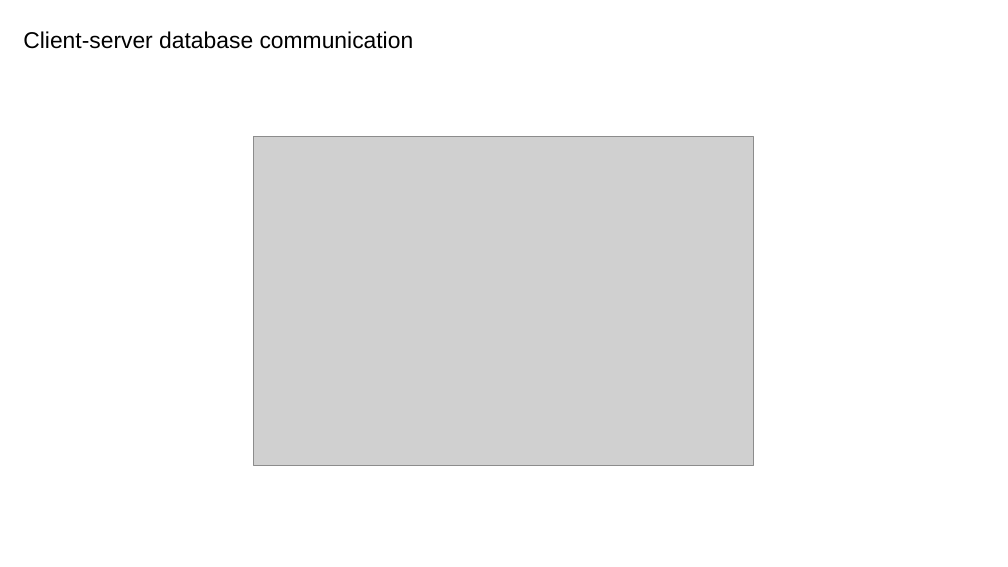
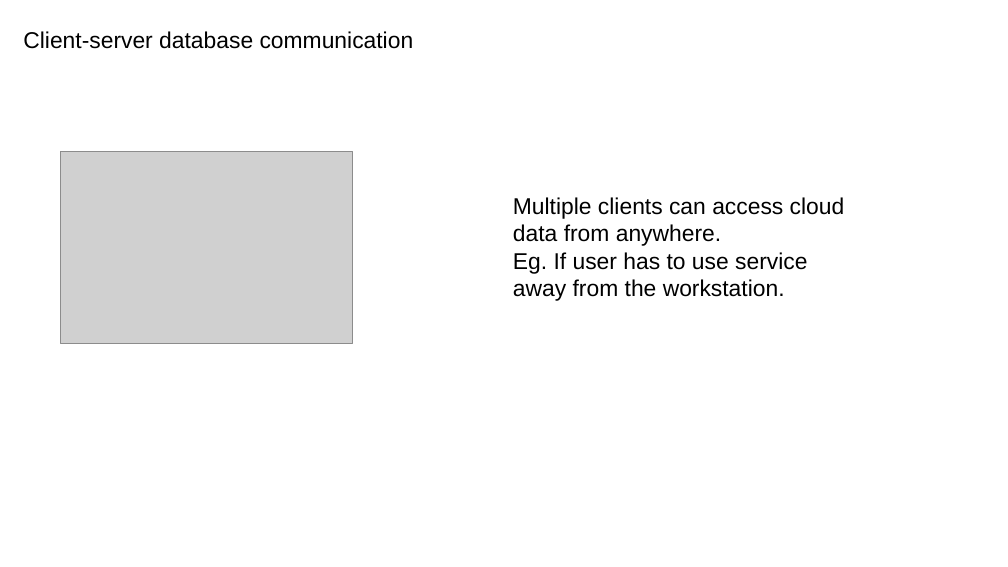
Before and after one commit to ScitechFusionX/sukumani_dream, a slide deck: slide 4 of presentation 1.pptx. Drawn at 1008x567 pixels with LibreOffice and Linux fonts; fonts in the diff are those of the drawing; grey boxes stand for pictures; background and template pictures are left out. Boxes give left, top, right and bottom in pixels: in the first picture for what was removed or moved away, otherwise in the second. Text is boxed around its words. In the diff, an @@ line names an element or a change of style, - is before the commit and + after.

```diff
--- a/presentation 1.pptx
+++ b/presentation 1.pptx
@@ picture: place and size @@
-picture at [254, 137, 755, 466]
+picture at [61, 151, 353, 343]
@@ text added at [513, 197, 845, 301], 18 pt, text #000000 @@
+Multiple clients can access cloud data from anywhere.
+Eg. If user has to use service away from the workstation.
```
Also in this commit, not shown: 4 other slides changed, 5 slides added, 7 slides removed.
